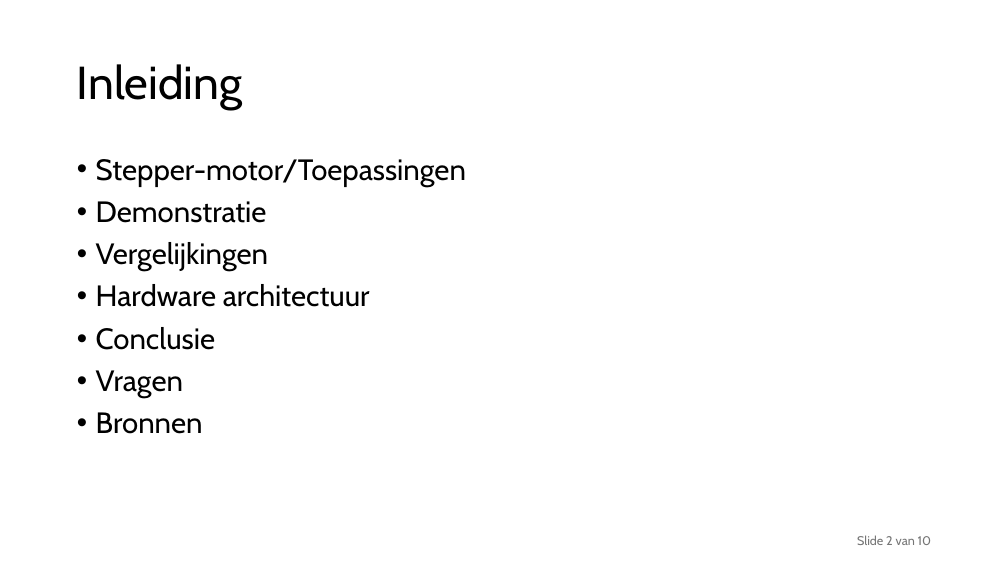
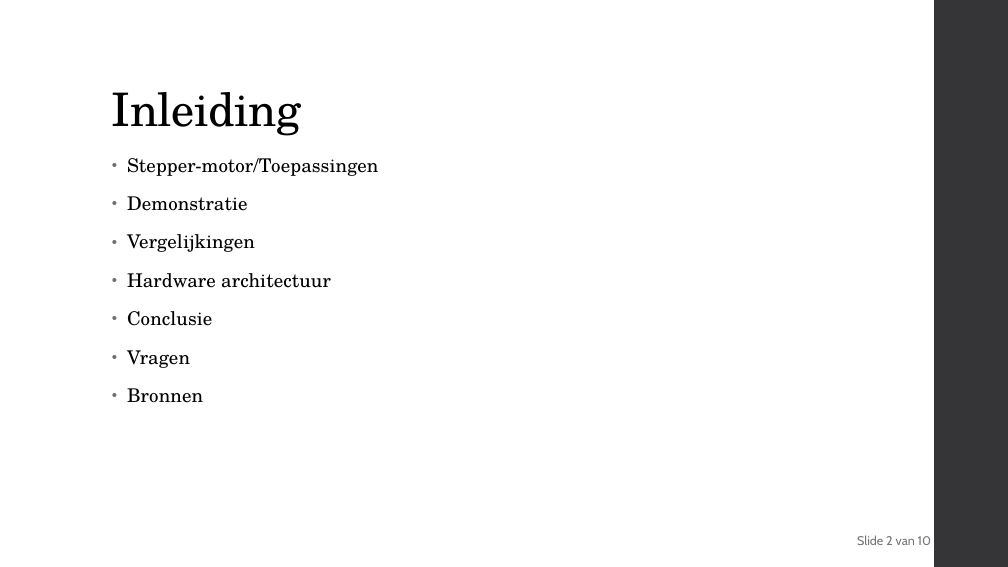
Before and after one commit to delamiro/Embedded-Stepper-Motor, a slide deck: slide 2 of docs/presentatie.odp. Drawn at 1008x567 pixels with LibreOffice and Linux fonts; fonts in the diff are those of the drawing. Boxes give left, top, right and bottom in pixels: in the first picture for what was removed or moved away, otherwise in the second. Text is boxed around its words. In the diff, an @@ line names an element or a change of style, - is before the commit and + after.

```diff
--- a/docs/presentatie.odp
+++ b/docs/presentatie.odp
@@ freeform shape added at box(934, 0, 1008, 567), fill #353537 @@
@@ title "Inleiding": place and size @@
-title "Inleiding" at box(77, 64, 243, 110)
+title "Inleiding" at box(112, 92, 301, 136)
@@ title "Inleiding" at box(112, 92, 301, 136): font Cabin to TeX Gyre Schola, letter spacing 0 to -0.5 pt; vertical alignment middle to bottom @@
@@ text "Stepper-motor/Toepassingen": place and size @@
-text "Stepper-motor/Toepassingen" at box(96, 159, 466, 434)
+text "Stepper-motor/Toepassingen" at box(127, 158, 379, 403)
@@ text "Stepper-motor/Toepassingen" at box(127, 158, 379, 403): size 28 to 18 pt, font Cabin to TeX Gyre Schola, letter spacing 0 to 0.1 pt; indent changed; line spacing 0.9 to 0.95; more space between paragraphs; bullet colour #000000 to #6F6F74 @@
```
Also in this commit, not shown: 9 other slides changed, 1 other file.
